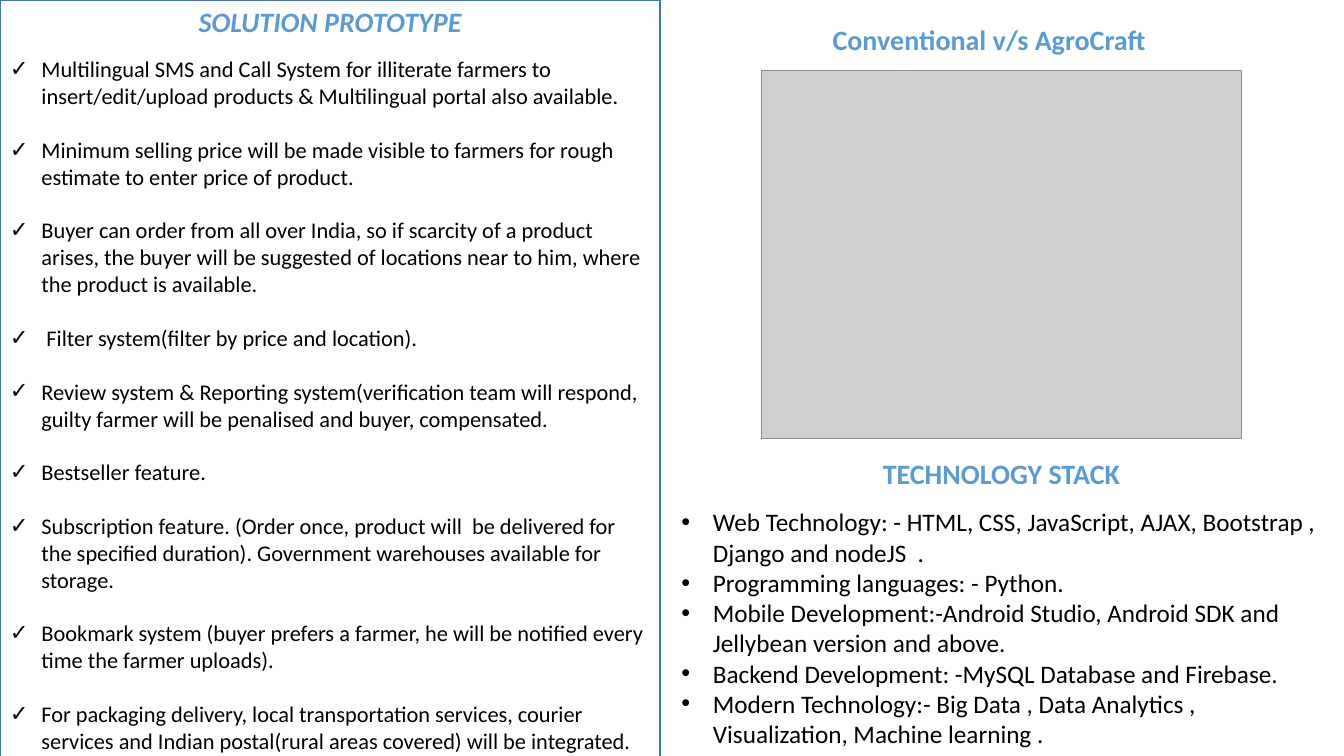
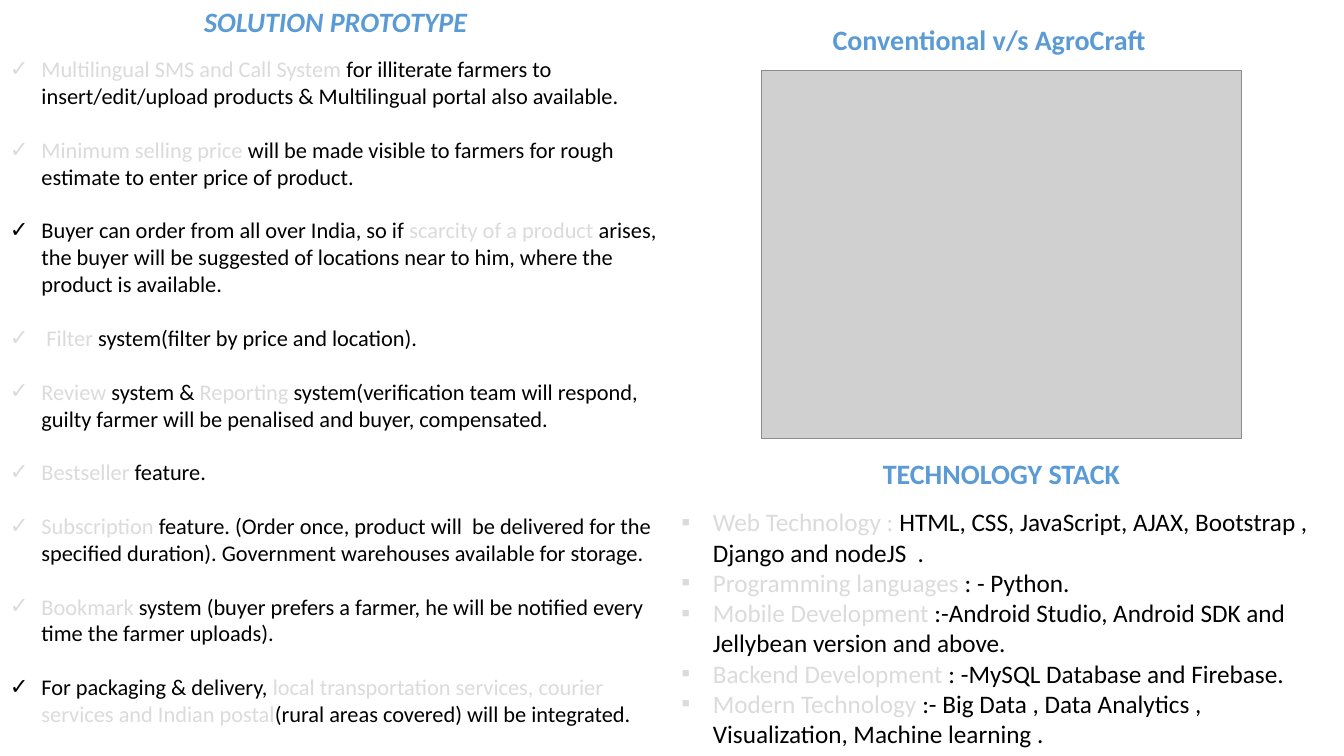
Before and after one commit to FriendsUnited/AgroCraft, a slide deck: slide 2 of Documents/ppt sih.pptx. Drawn at 1344x756 pixels with LibreOffice and Linux fonts; fonts in the diff are those of the drawing; grey boxes stand for pictures. Boxes give left, top, right and bottom in pixels: in the first picture for what was removed or moved away, otherwise in the second. Text is boxed around its words. In the diff, an @@ line names an element or a change of style, - is before the commit and + after.

```diff
--- a/Documents/ppt sih.pptx
+++ b/Documents/ppt sih.pptx
@@ rectangle "SOLUTION PROTOTYPE": place and size @@
-rectangle "SOLUTION PROTOTYPE" at [0,0,660,756]
+rectangle "SOLUTION PROTOTYPE" at [0,0,671,740]
@@ rectangle "SOLUTION PROTOTYPE" at [0,0,671,740]: outline #4472C4 1 pt to #FFFFFF 1 pt @@
@@ text in rectangle at [41,56,657,645]: text colour #000000 to pattern #A5A5A5 on #DBDBDB, letter outline none to #525252 1 pt in "Multilingual SMS and Call System", "Minimum selling price", "scarcity of a product", "Filter" and 4 more places @@
@@ text at [713,508,1295,748]: text changed @@
-• Web Technology: - HTML, CSS, JavaScript, AJAX, Bootstrap , Django and nodeJS .
-• Programming languages: - Python.
-• Mobile Development:-Android Studio, Android SDK and Jellybean version and above.
-• Backend Development: -MySQL Database and Firebase.
-• Modern Technology:- Big Data , Data Analytics , Visualization, Machine learning .
+▪ Web Technology : HTML, CSS, JavaScript, AJAX, Bootstrap , Django and nodeJS .
+▪ Programming languages : - Python.
+▪ Mobile Development :-Android Studio, Android SDK and Jellybean version and above.
+▪ Backend Development : -MySQL Database and Firebase.
+▪ Modern Technology :- Big Data , Data Analytics , Visualization, Machine learning .
@@ text in rectangle at [41,674,630,728]: text changed @@
-✓ For packaging delivery, local transportation services, courier services and Indian postal(rural areas covered) will be integrated.
+✓ For packaging & delivery, local transportation services, courier services and Indian postal(rural areas covered) will be integrated.
```
Also in this commit, not shown: 1 slide removed.
